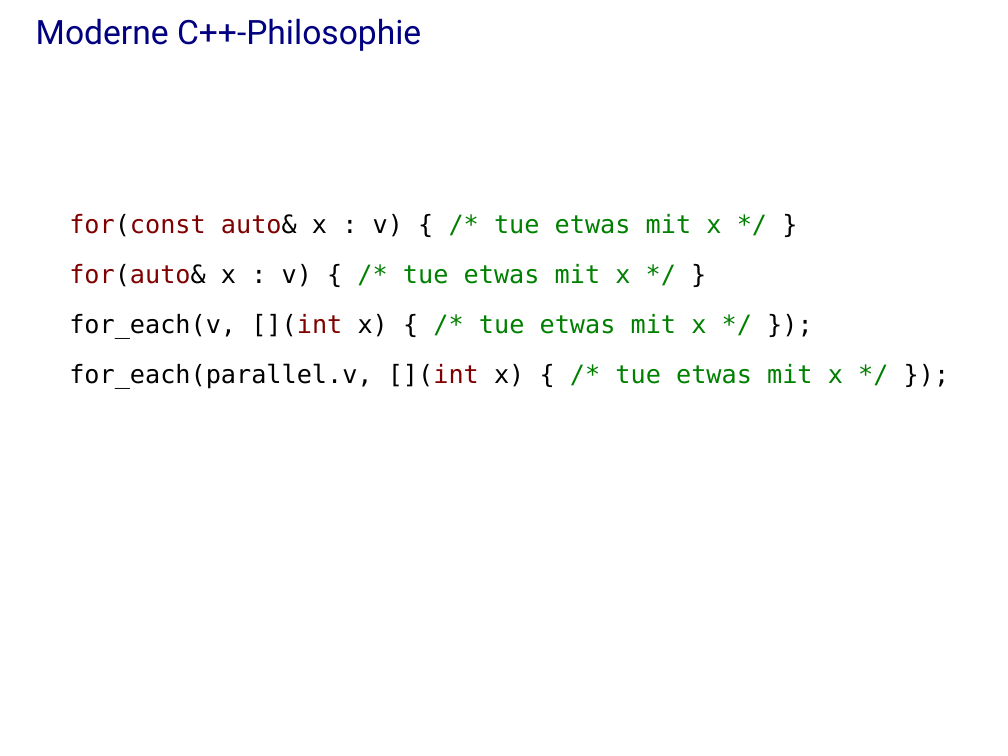
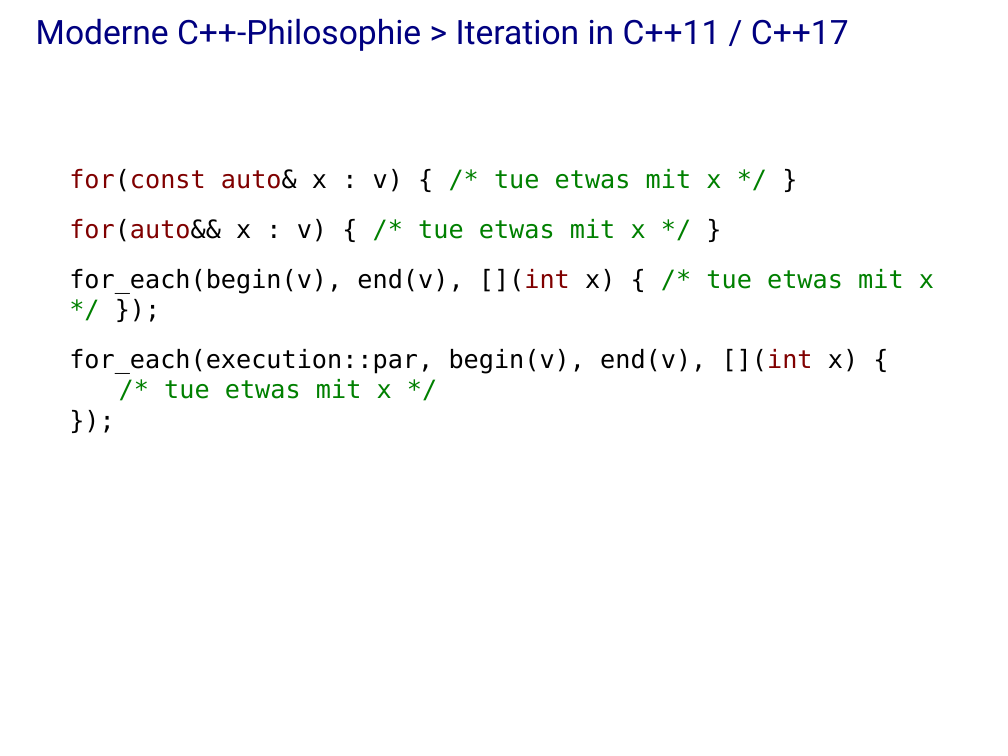
Before and after one commit to j-stephan/hs16, a slide deck: slide 9 of presentation/presentation.odp (slide 10 before the commit). Drawn at 1008x756 pixels with LibreOffice and Linux fonts; fonts in the diff are those of the drawing; background and template pictures are left out. Boxes give left, top, right and bottom in pixels: in the first picture for what was removed or moved away, otherwise in the second. Text is boxed around its words. In the diff, an @@ line names an element or a change of style, - is before the commit and + after.

```diff
--- a/presentation/presentation.odp
+++ b/presentation/presentation.odp
@@ title at (36, 18, 849, 51): text changed @@
-Moderne C++-Philosophie
+Moderne C++-Philosophie > Iteration in C++11 / C++17
@@ text at (69, 219, 934, 399): text changed @@
-for(auto& x : v) { /* tue etwas mit x */ }
-for_each(v, [](int x) { /* tue etwas mit x */ });
-for_each(parallel.v, [](int x) { /* tue etwas mit x */ });
+for(auto&& x : v) { /* tue etwas mit x */ }
+for_each(begin(v), end(v), [](int x) { /* tue etwas mit x */ });
+for_each(execution::par, begin(v), end(v), [](int x) {
+/* tue etwas mit x */
+});
```
Also in this commit, not shown: 12 other slides changed, 23 slides added, 15 slides removed, 1 other file.
